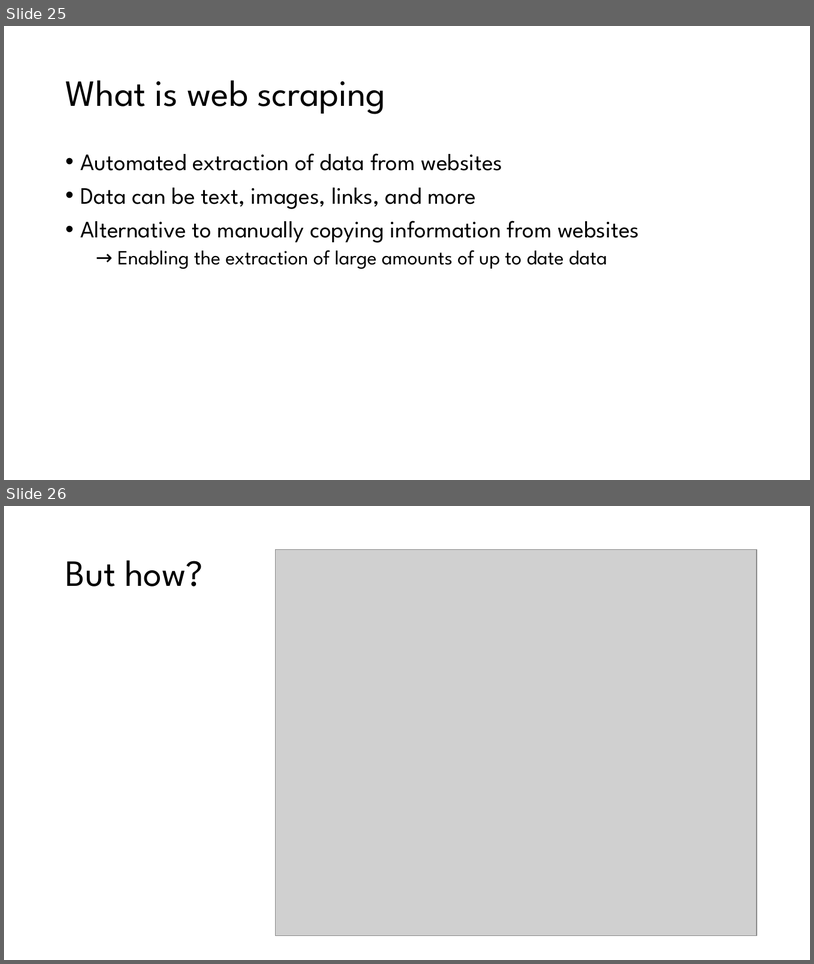
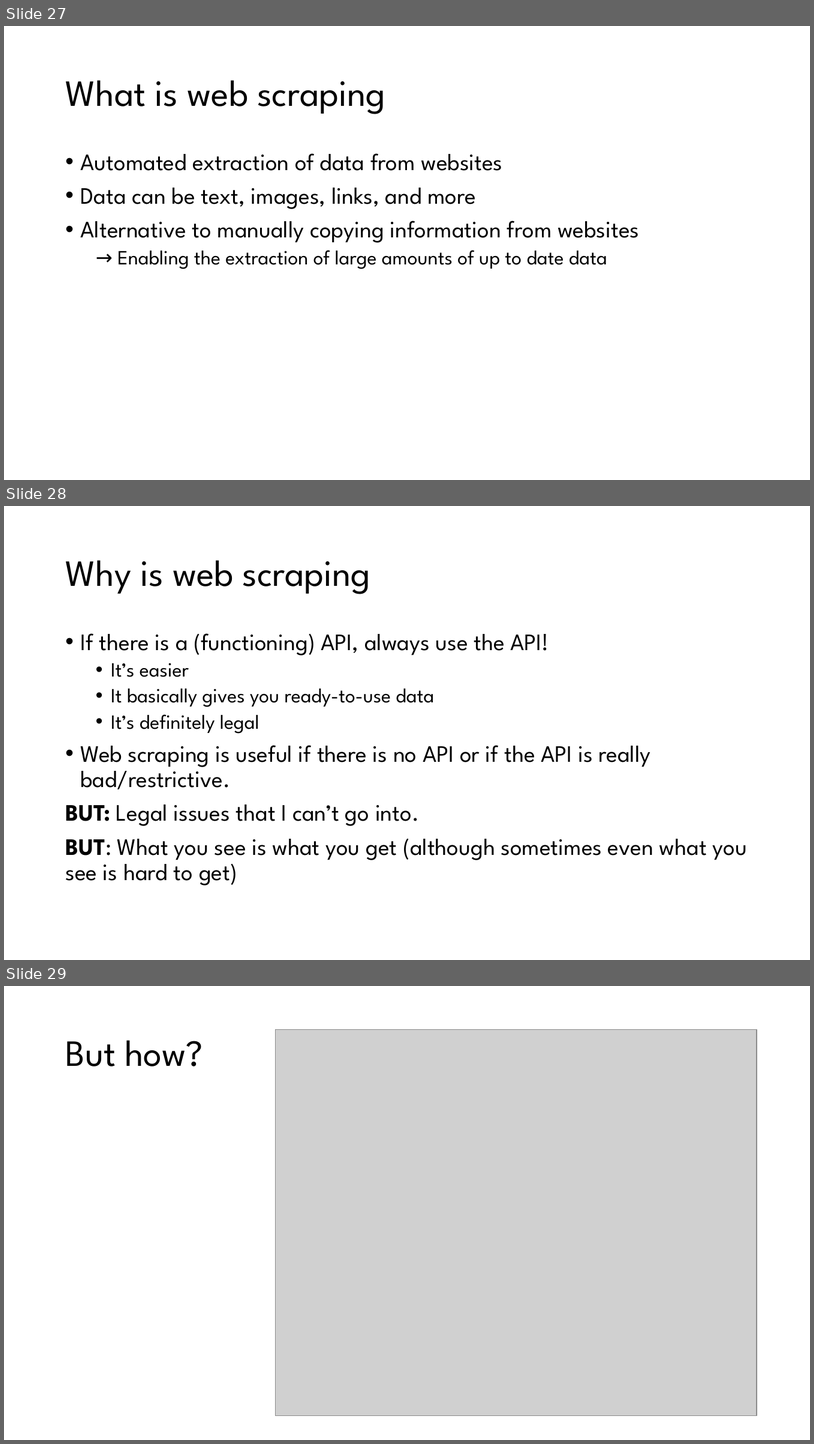
Before and after one commit to StefanMunnes/SICSS_2024, a slide deck: sessions/day2_webdata/day2_collecting_data.pptx. Shown one above the other, each under a label of ours: slides 25 and 26 before the commit, slides 27, 28 and 29 after it. The pictures are 814x964 and 814x1444 pixels, drawn with LibreOffice and Linux fonts; fonts in the diff are those of the drawing; grey boxes stand for pictures. Boxes give left, top, right and bottom in pixels: in the first picture for what was removed or moved away, otherwise in the second. Text is boxed around its words. In the diff, an @@ line names an element or a change of style, - is before the commit and + after.

```diff
--- a/sessions/day2_webdata/day2_collecting_data.pptx
+++ b/sessions/day2_webdata/day2_collecting_data.pptx
@@ slide 28 added at [4,506,810,960], background #FFFFFF @@
@@ title added at [65,560,371,594], 44 pt, text #000000 @@
+Why is web scraping
@@ text added at [65,633,747,885], 28 pt, text #000000 @@
+• If there is a (functioning) API, always use the API!
+  • It’s easier
+  • It basically gives you ready-to-use data
+  • It’s definitely legal
+• Web scraping is useful if there is no API or if the API is really bad/restrictive.
+BUT: Legal issues that I can’t go into.
+BUT: What you see is what you get (although sometimes even what you see is hard to get)
@@ what was slide 25 is now slide 27 @@
@@ what was slide 26 is now slide 29 @@
```
Also in this commit, not shown: 1 slide changed, 2 other slides added, 2 other files.
